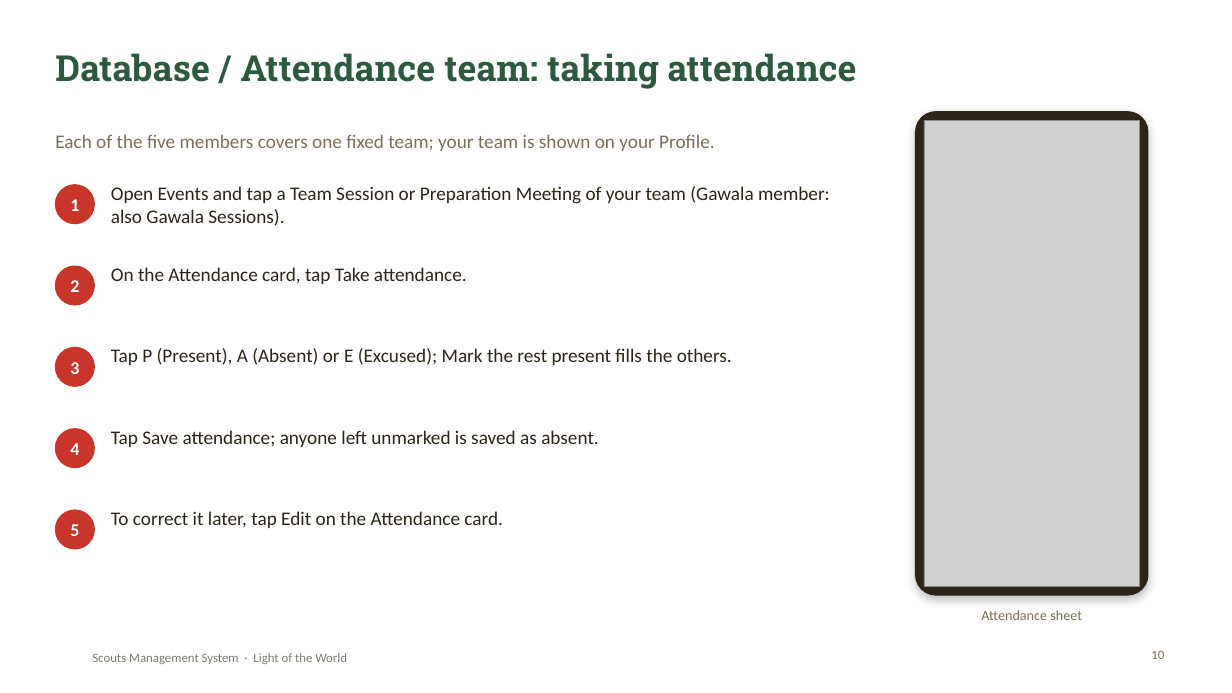
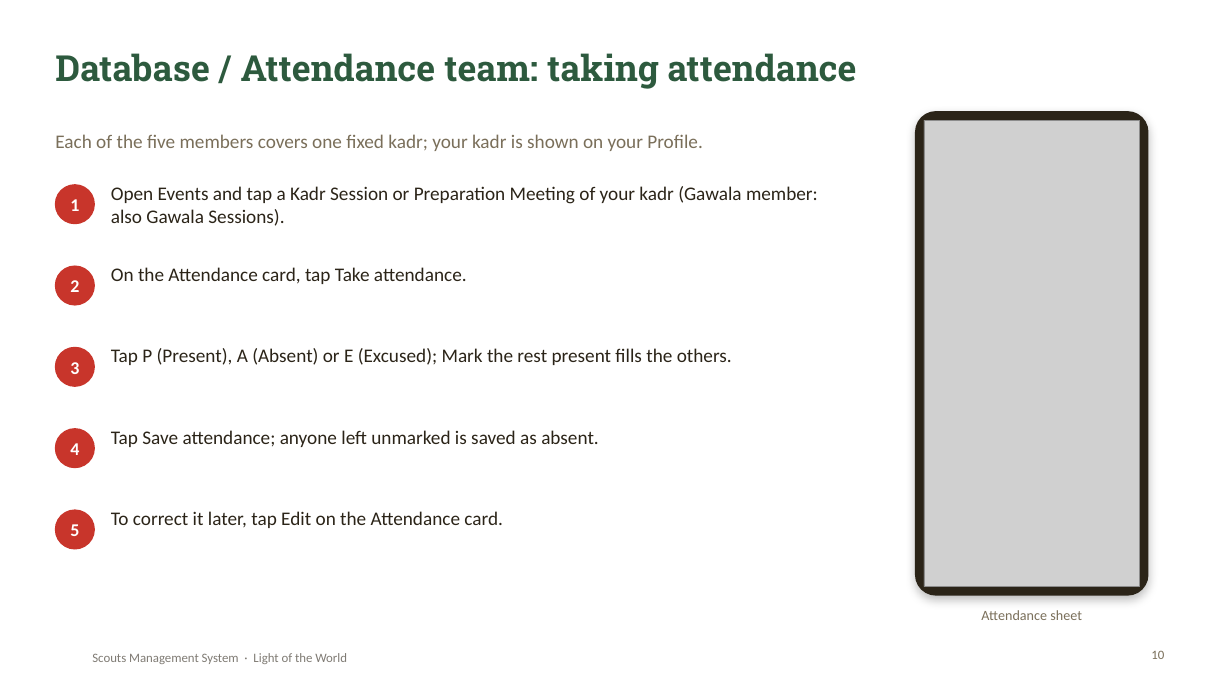
Before and after one commit to SamuelAtef123/Scouts-Management-System-Web-App, a slide deck: slide 10 of docs/Scouts-Project-Presentation.pptx. Drawn at 1232x693 pixels with LibreOffice and Linux fonts; fonts in the diff are those of the drawing; grey boxes stand for pictures; background and template pictures are left out. Boxes give left, top, right and bottom in pixels: in the first picture for what was removed or moved away, otherwise in the second. Text is boxed around its words. In the diff, an @@ line names an element or a change of style, - is before the commit and + after.

Commit message:
Rename Team to Kadr and Scouts Leader to Group Leader
- English: Kadr, Kadr Session, Group Leader, Group Leader Helper, and
  '<Kadr> Kadr Leader' / '<Kadr> Kadr Leader Helper' on profiles and member lists.
- Arabic: كدر, قائد المجموعة, مساعد قائد المجموعة, قائد كدر أشبال, مساعد قائد كدر أشبال.
- Server messages renamed, with their Arabic translations.
- Startup migration renames 'team' to 'kadr' in member names and usernames.
- Report, presentation and README updated.

```diff
--- a/docs/Scouts-Project-Presentation.pptx
+++ b/docs/Scouts-Project-Presentation.pptx
@@ text at (x1=55, y1=134, x2=702, y2=151): text changed @@
-Each of the five members covers one fixed team; your team is shown on your Profile.
+Each of the five members covers one fixed kadr; your kadr is shown on your Profile.
@@ text at (x1=111, y1=186, x2=818, y2=226): text changed @@
-Open Events and tap a Team Session or Preparation Meeting of your team (Gawala member: also Gawala Sessions).
+Open Events and tap a Kadr Session or Preparation Meeting of your kadr (Gawala member: also Gawala Sessions).
```
Also in this commit, not shown: 9 other slides changed, 26 other files.
